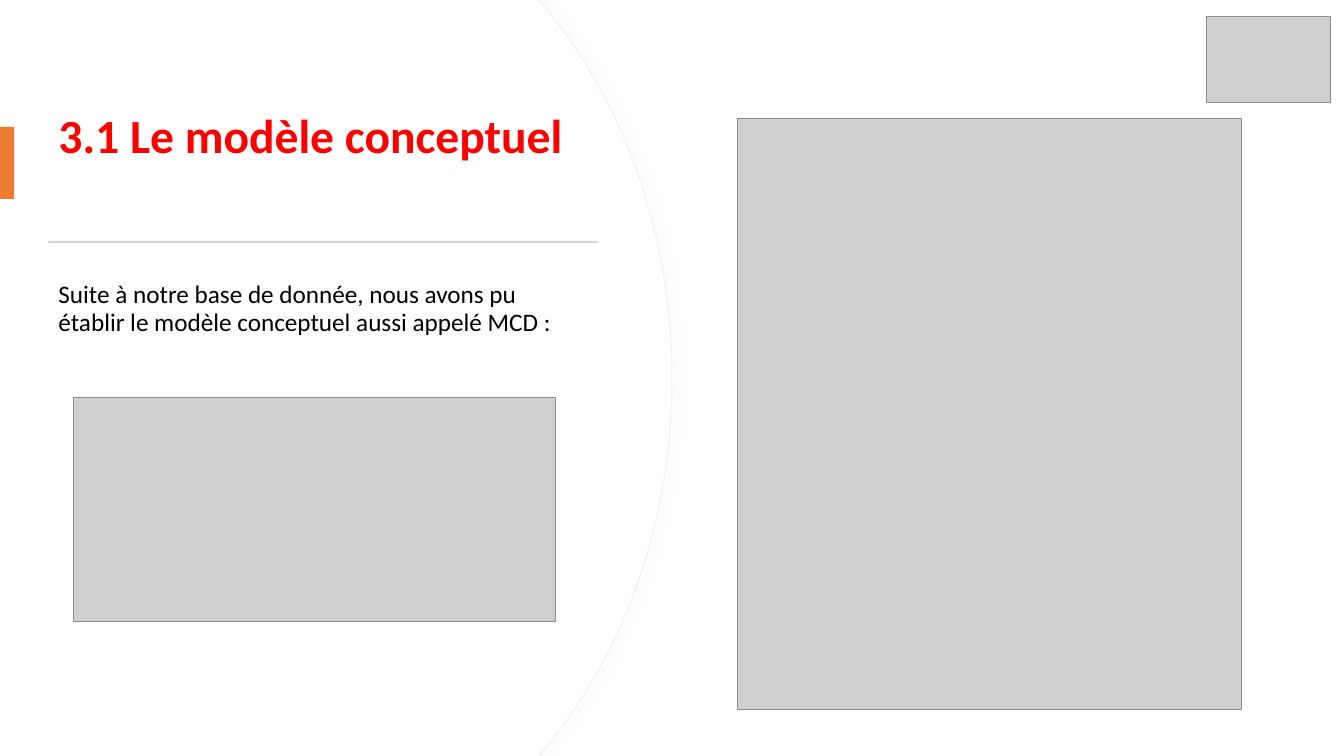
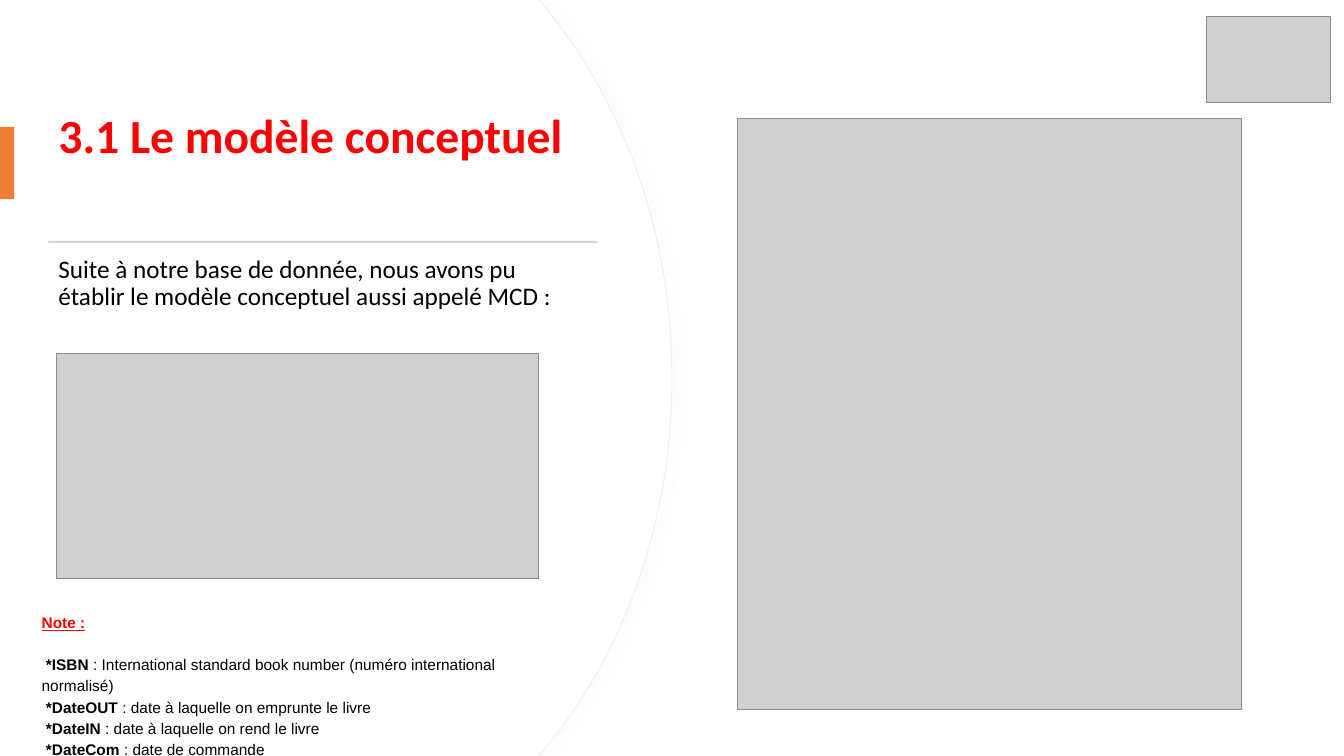
Before and after one commit to Anistea/Biblioth-que, a slide deck: slide 10 of LIVRABLE_2/Projet BDD_PowerPoint.pptx. Drawn at 1344x756 pixels with LibreOffice and Linux fonts; fonts in the diff are those of the drawing; grey boxes stand for pictures. Boxes give left, top, right and bottom in pixels: in the first picture for what was removed or moved away, otherwise in the second. Text is boxed around its words. In the diff, an @@ line names an element or a change of style, - is before the commit and + after.

```diff
--- a/LIVRABLE_2/Projet BDD_PowerPoint.pptx
+++ b/LIVRABLE_2/Projet BDD_PowerPoint.pptx
@@ text "Suite à notre base de ...": place and size @@
-text "Suite à notre base de ..." at [58,285,538,335]
+text "Suite à notre base de ..." at [58,260,538,309]
@@ picture: place and size @@
-picture at [74,397,556,622]
+picture at [56,354,538,579]
@@ text added at [42,617,495,755], 11 pt, text #000000 @@
+Note :
+*ISBN : International standard book number (numéro international normalisé)
+*DateOUT : date à laquelle on emprunte le livre
+*DateIN : date à laquelle on rend le livre
+*DateCom : date de commande
```
Also in this commit, not shown: 2 other files.
